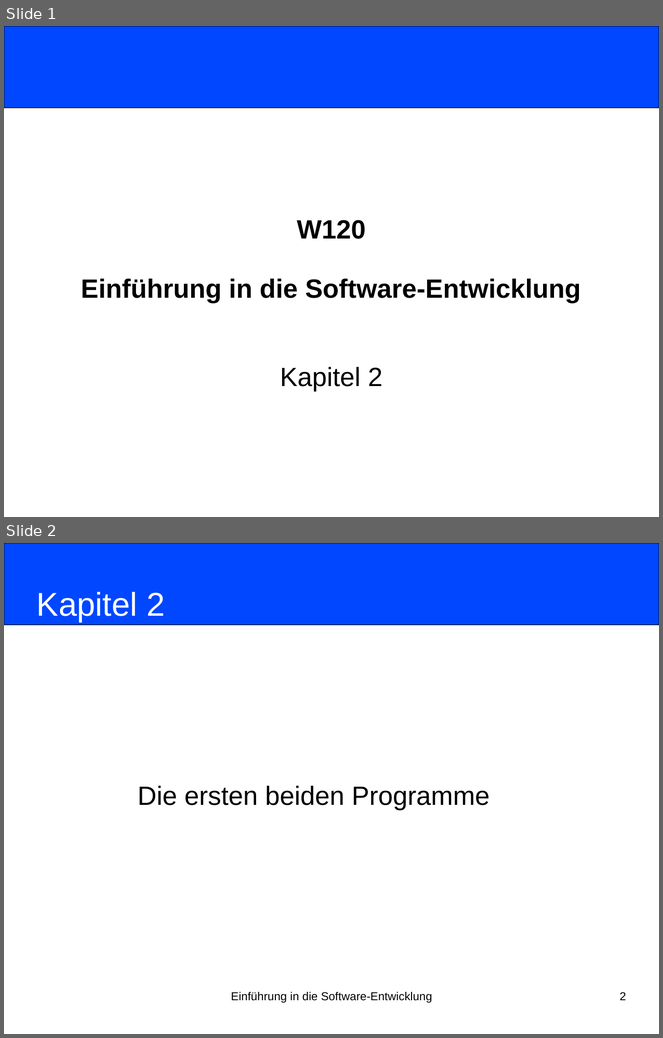
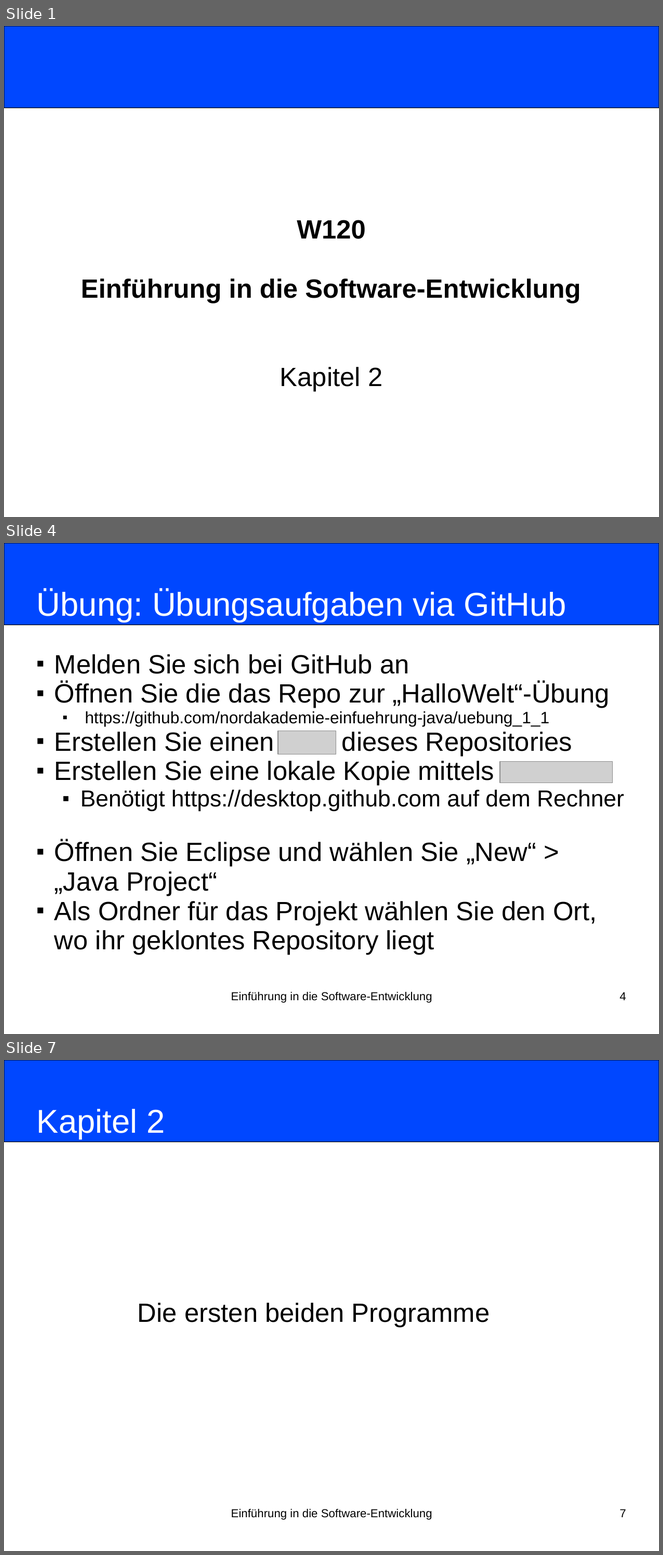
Before and after one commit to nordakademie-einfuehrung-java/vorlesungsskript, a slide deck: folien/Semester_03_Termin_02_Kapitel02.ppt. Shown one above the other, each under a label of ours: slides 1 and 2 before the commit, slides 1, 4 and 7 after it; the slides between them are not shown. The pictures are 663x1038 and 663x1555 pixels, drawn with LibreOffice and Linux fonts; fonts in the diff are those of the drawing; grey boxes stand for pictures. Boxes give left, top, right and bottom in pixels: in the first picture for what was removed or moved away, otherwise in the second. Text is boxed around its words. In the diff, an @@ line names an element or a change of style, - is before the commit and + after.

```diff
--- a/folien/Semester_03_Termin_02_Kapitel02.ppt
+++ b/folien/Semester_03_Termin_02_Kapitel02.ppt
@@ slide 4 added at <box>4,543,659,1034</box>, background #FFFFFF @@
@@ rounded rectangle added at <box>4,543,659,625</box>, fill #0047FF, outline #000000 0.74 pt @@
@@ title added at <box>37,590,567,622</box>, 40 pt, text #FFFFFF @@
+Übung: Übungsaufgaben via GitHub
@@ subtitle added at <box>54,654,624,955</box>, 32 pt, text #000000 @@
+■ Melden Sie sich bei GitHub an
+■ Öffnen Sie die das Repo zur „HalloWelt“-Übung
+  ■ https://github.com/nordakademie-einfuehrung-java/uebung_1_1
+■ Erstellen Sie einen Fork dieses Repositories
+■ Erstellen Sie eine lokale Kopie mittels
+  ■ Benötigt https://desktop.github.com auf dem Rechner
+■ Öffnen Sie Eclipse und wählen Sie „New“ > „Java Project“
+■ Als Ordner für das Projekt wählen Sie den Ort, wo ihr geklontes Repository liegt
@@ picture added at <box>278,731,336,754</box> @@
@@ picture added at <box>501,762,613,783</box> @@
@@ text added at <box>231,992,432,1003</box>, 14 pt, text #000000 @@
+Einführung in die Software-Entwicklung
@@ page number added at <box>620,992,626,1001</box>, 14 pt, text #000000 @@
+4
@@ what was slide 2 is now slide 7 @@
@@ page number at <box>620,1509,626,1518</box>: text changed @@
-2
+7
```
Also in this commit, not shown: 4 other slides added, 4 other files.
